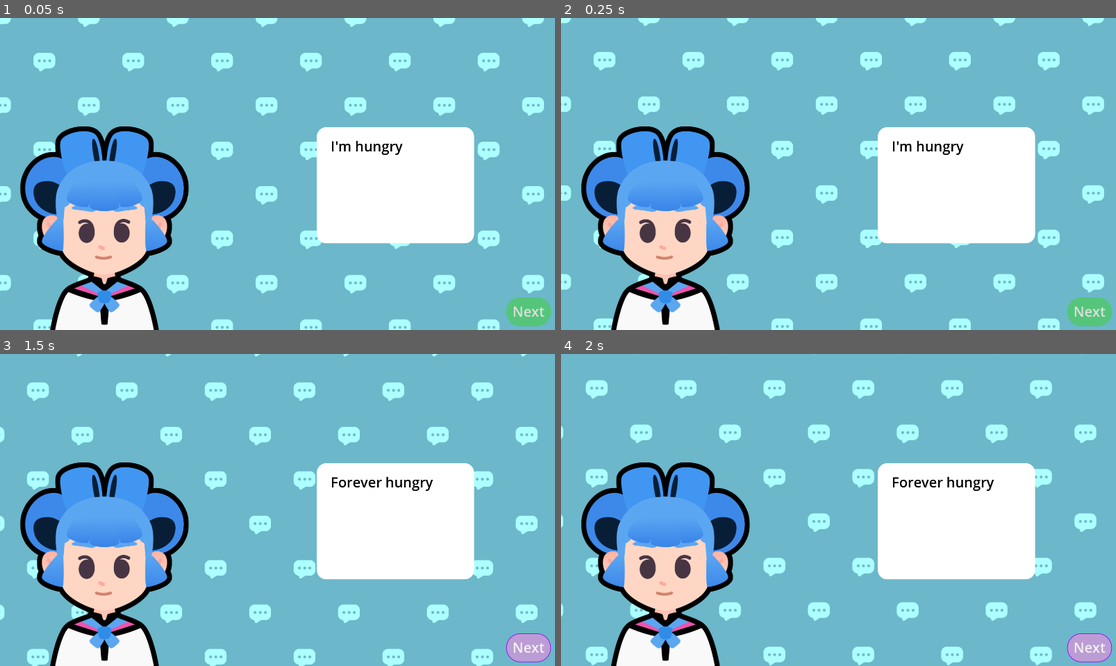
Above: before the commit, frames 1-4 (two rows, left to right).
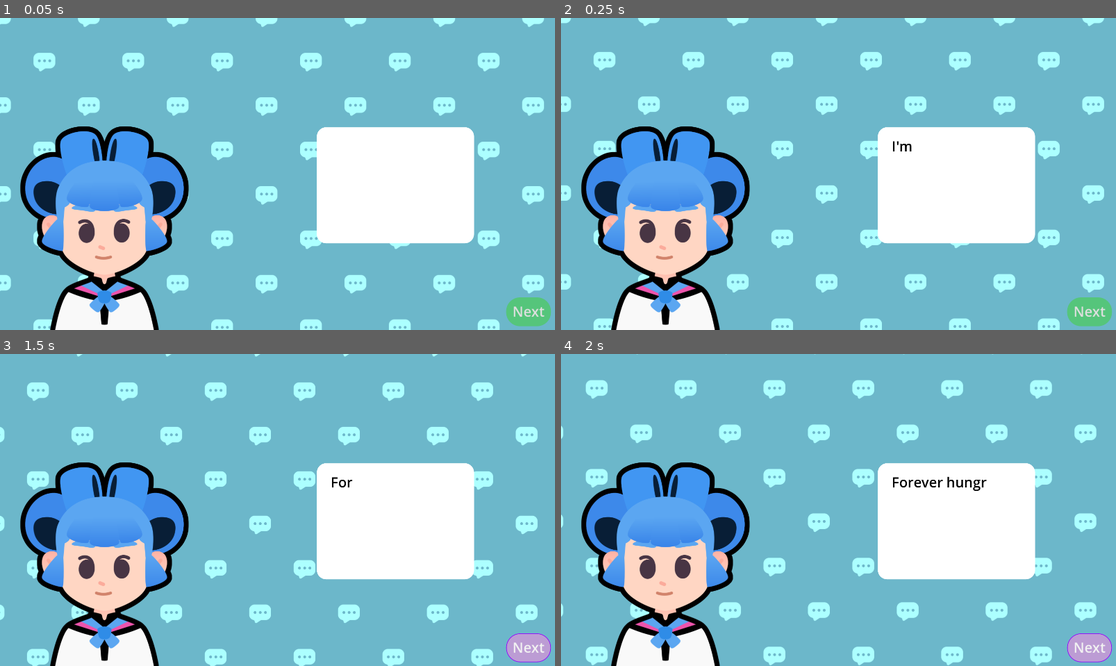
Above: after the commit, the same moments.

Repository: eddiespaget/M7-Telling-a-Story
Game: Godot game, scene res://lessons/dialogue.tscn
Same seed, same stepped clock (60 frames per second), same inputs: the game is played once before the commit and once after it. The project has no main scene, so this scene is started directly. Sound files missing from this copy of the repository are replaced by a short silence.
Inputs:
- Up to frame 1 (0.05 s): no input
- Up to frame 2 (0.25 s): no input
- Up to frame 3 (1.5 s): click "Next" at 0.5 s; click "Next" at 1.25 s
- Up to frame 4 (2 s): no input

The runs differ from the first frame. In frame 1, 0.2% of the frame differs, in the area x 59-73%, y 39-44%; in frame 2, 0.1%; in frame 3, 0.2%, in the area x 63-78%, y 39-44%; in frame 4, less than 0.1%.

Commit message:
M7L6 done and M7L4 is complete

Diff:
--- a/M07.telling_a_story_workbook/lessons/dialogue.gd
+++ b/M07.telling_a_story_workbook/lessons/dialogue.gd
@@ -1,6 +1,7 @@
 extends Control
 @onready var rich_text_label: RichTextLabel = %RichTextLabel
 @onready var next_button: Button = %NextButton
+@onready var  audio_stream_player: AudioStreamPlayer = %AudioStreamPlayer
 
 var dialogue_items: Array[String] = [
 	"I'm hungry",
@@ -16,6 +17,14 @@
 func show_text() -> void:
 	var current_item := dialogue_items[current_item_index]
 	rich_text_label.text = current_item
+	rich_text_label.visible_ratio = 0.0
+	var tween := create_tween()
+	var text_appearing_duration := .7
+	tween.tween_property(rich_text_label, "visible_ratio", 1.0, text_appearing_duration)
+	var sound_max_offset:= audio_stream_player.stream.get_length() - text_appearing_duration
+	var sound_start_position := randf() * sound_max_offset
+	audio_stream_player.play(sound_start_position)
+	tween.finished.connect(audio_stream_player.stop)
 func advance() -> void:
 	current_item_index += 1
 	if current_item_index == dialogue_items.size():
--- a/M07.telling_a_story_workbook/lessons/dialogue.tscn
+++ b/M07.telling_a_story_workbook/lessons/dialogue.tscn
@@ -6,6 +6,7 @@
 [ext_resource type="Script" uid="uid://dhsjgposivl1e" path="res://lessons/dialogue.gd" id="2_6cfwb"]
 [ext_resource type="Texture2D" uid="uid://copkt78vgp37i" path="res://assets/sophia.png" id="3_1cblk"]
 [ext_resource type="Texture2D" uid="uid://d000xjtr4iqtk" path="res://assets/emotion_regular.png" id="4_rjqnu"]
+[ext_resource type="AudioStream" uid="uid://bafjgt7eu3x5a" path="res://assets/talking_synth.ogg" id="7_nggfo"]
 
 [sub_resource type="ShaderMaterial" id="ShaderMaterial_rjqnu"]
 shader = ExtResource("1_v8wjx")
@@ -92,3 +93,7 @@
 grow_horizontal = 0
 grow_vertical = 0
 text = "Next"
+
+[node name="AudioStreamPlayer" type="AudioStreamPlayer" parent="."]
+unique_name_in_owner = true
+stream = ExtResource("7_nggfo")
Not shown: 1 places in M07.telling_a_story_workbook/lessons/dialogue.tscn that only renumber resources
